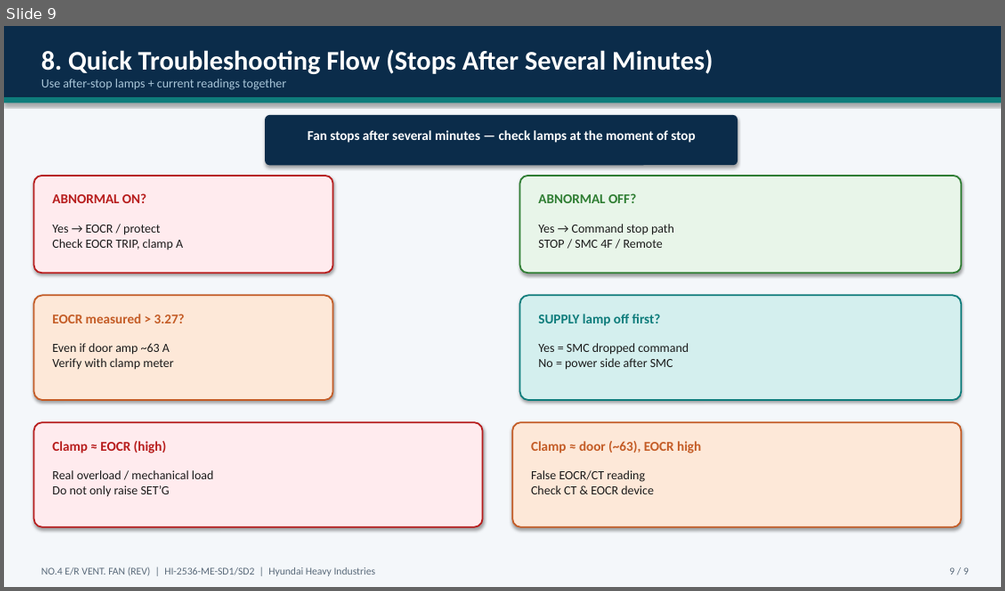
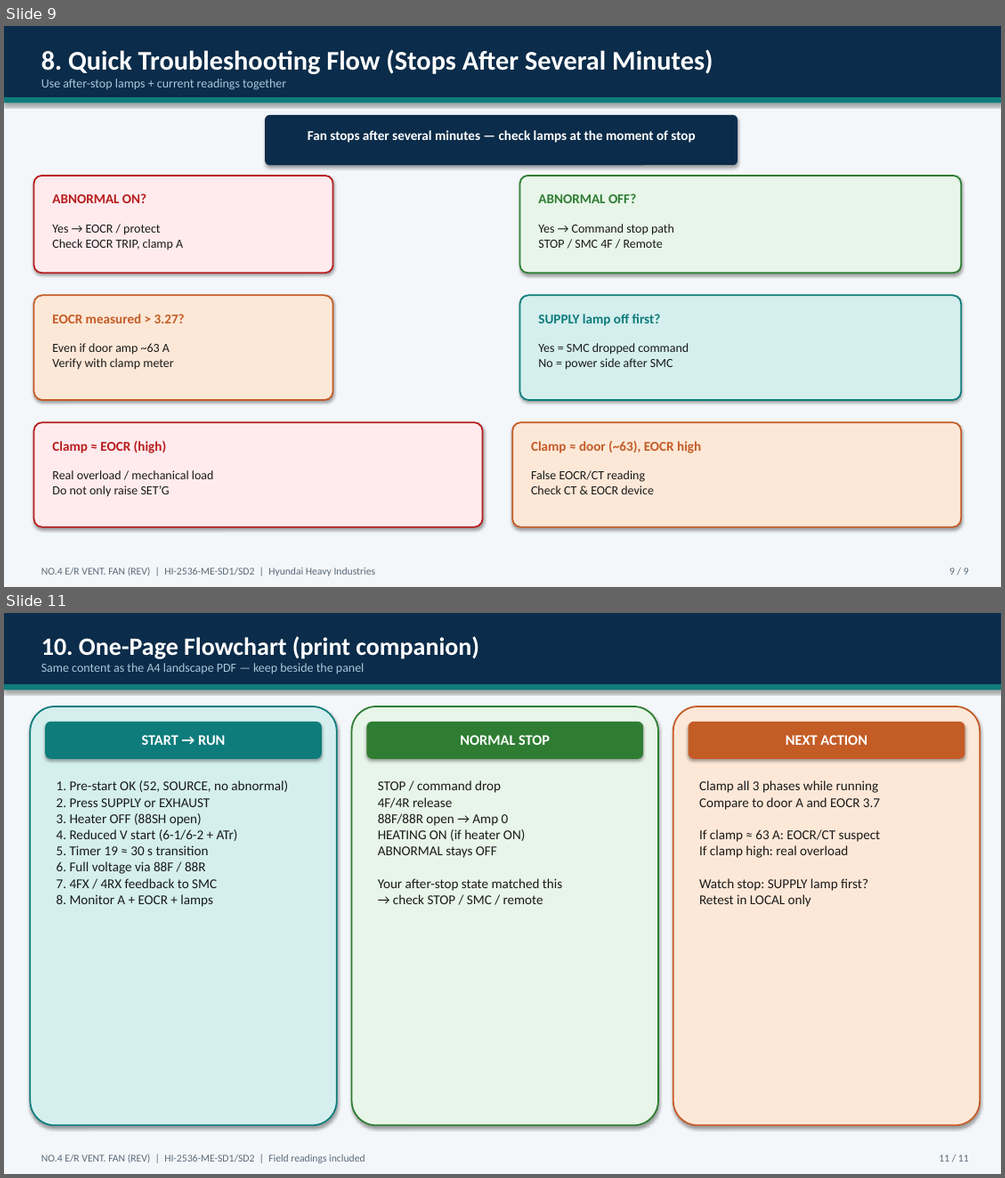
Before and after one commit to Jkrivera24/marine-engineering, a slide deck: No4_ER_Vent_Fan_Start_Run_Stop_Sequence.pptx. Shown one above the other, each under a label of ours: slide 9 before the commit, slides 9 and 11 after it; the slides between them are not shown. The pictures are 1005x591 and 1005x1178 pixels, drawn with LibreOffice and Linux fonts; fonts in the diff are those of the drawing. Boxes give left, top, right and bottom in pixels: in the first picture for what was removed or moved away, otherwise in the second. Text is boxed around its words. In the diff, an @@ line names an element or a change of style, - is before the commit and + after.

```diff
--- a/No4_ER_Vent_Fan_Start_Run_Stop_Sequence.pptx
+++ b/No4_ER_Vent_Fan_Start_Run_Stop_Sequence.pptx
@@ slide 11 added at (x1=4, y1=613, x2=1001, y2=1174), background #FFFFFF @@
@@ rectangle added at (x1=4, y1=613, x2=1001, y2=1174), fill #F4F7FA @@
@@ rectangle added at (x1=4, y1=613, x2=1001, y2=684), fill #0B2C4A @@
@@ text added at (x1=41, y1=636, x2=479, y2=674), 12 pt, text #A8C5D8 @@
+10. One-Page Flowchart (print companion)
+Same content as the A4 landscape PDF — keep beside the panel
@@ rectangle added at (x1=4, y1=684, x2=1001, y2=690), fill #0E7C7B @@
@@ rounded rectangle added at (x1=30, y1=706, x2=337, y2=1126), fill #D4EFEE, outline #0E7C7B 1.5 pt @@
@@ rounded rectangle added at (x1=352, y1=706, x2=658, y2=1126), fill #E8F5E9, outline #2E7D32 1.5 pt @@
@@ rounded rectangle added at (x1=673, y1=706, x2=979, y2=1126), fill #FDE8D8, outline #C45C26 1.5 pt @@
@@ rounded rectangle added at (x1=45, y1=722, x2=322, y2=759), fill #0E7C7B @@
@@ text added at (x1=142, y1=735, x2=225, y2=745), 14 pt, text #FFFFFF, bold @@
+START → RUN
@@ rounded rectangle added at (x1=367, y1=722, x2=643, y2=759), fill #2E7D32 @@
@@ text added at (x1=460, y1=735, x2=550, y2=745), 14 pt, text #FFFFFF, bold @@
+NORMAL STOP
@@ rounded rectangle added at (x1=688, y1=722, x2=965, y2=759), fill #C45C26 @@
@@ text added at (x1=785, y1=735, x2=867, y2=745), 14 pt, text #FFFFFF, bold @@
+NEXT ACTION
@@ text added at (x1=57, y1=780, x2=288, y2=907), 13 pt, text #1A1A1A @@
+1. Pre-start OK (52, SOURCE, no abnormal)
+2. Press SUPPLY or EXHAUST
+3. Heater OFF (88SH open)
+4. Reduced V start (6-1/6-2 + ATr)
+5. Timer 19 ≈ 30 s transition
+6. Full voltage via 88F / 88R
+7. 4FX / 4RX feedback to SMC
+8. Monitor A + EOCR + lamps
@@ text added at (x1=378, y1=780, x2=562, y2=904), 13 pt, text #1A1A1A @@
+STOP / command drop
+4F/4R release
+88F/88R open → Amp 0
+HEATING ON (if heater ON)
+ABNORMAL stays OFF
+Your after-stop state matched this
+→ check STOP / SMC / remote
@@ text added at (x1=699, y1=780, x2=881, y2=858), 13 pt, text #1A1A1A @@
+Clamp all 3 phases while running
+Compare to door A and EOCR 3.7
+If clamp ≈ 63 A: EOCR/CT suspect
+If clamp high: real overload
+Watch stop: SUPPLY lamp first?
+Retest in LOCAL only
@@ text added at (x1=41, y1=1154, x2=364, y2=1163), 10 pt, text #5A6A7A @@
+NO.4 E/R VENT. FAN (REV) | HI-2536-ME-SD1/SD2 | Field readings included
@@ text added at (x1=938, y1=1154, x2=969, y2=1161), 10 pt, text #5A6A7A @@
+11 / 11
```
Also in this commit, not shown: 1 other slide added, 2 other files.
